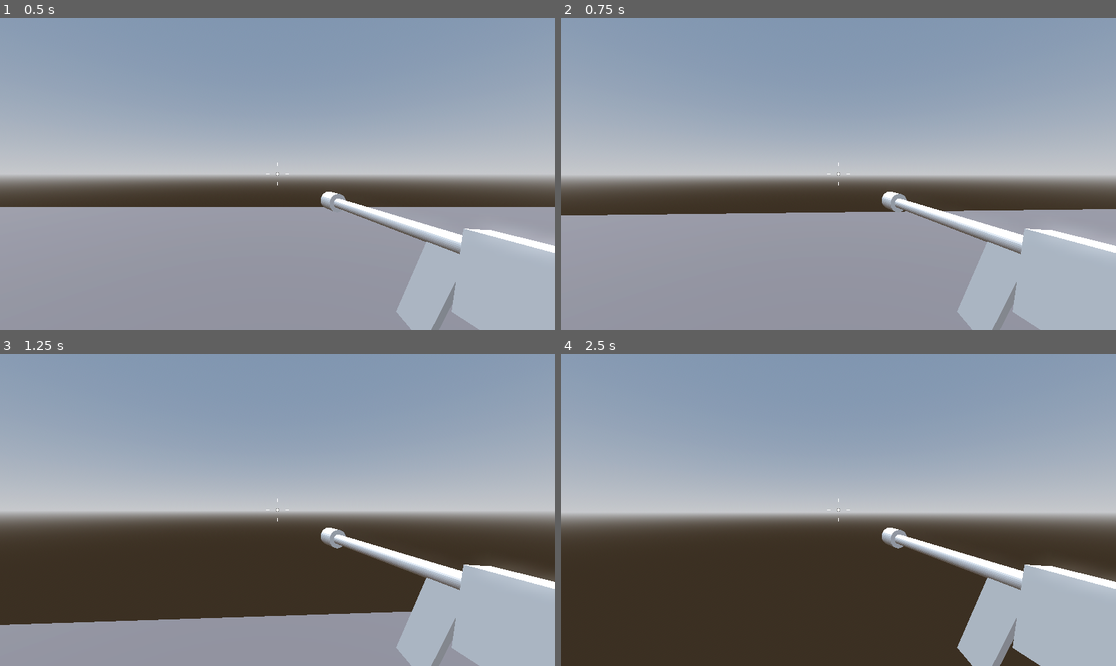
Above: before the commit, frames 1-4 (two rows, left to right).
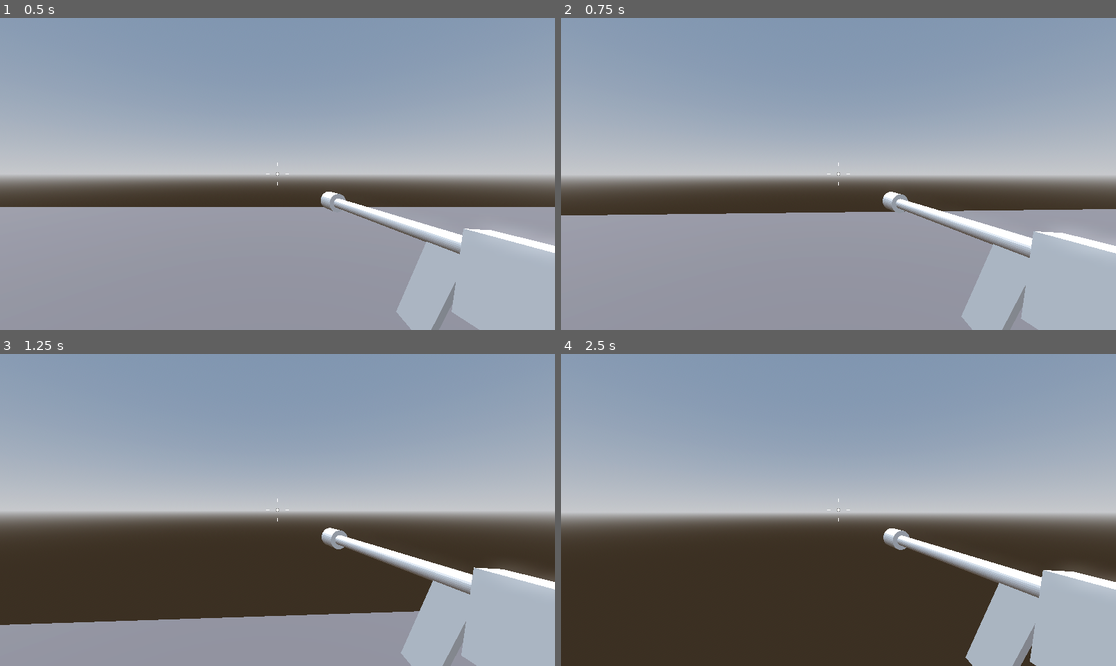
Above: after the commit, the same moments.

Repository: DrOtter3000/janitory_defender
Game: Godot game, scene res://Levels/sandbox.tscn
Same seed, same stepped clock (60 frames per second), same inputs: the game is played once before the commit and once after it.
Inputs (mouse positions are in pixels of both pictures, inside the frame that each line leads up to):
- Up to frame 1 (0.5 s): no input
- Up to frame 2 (0.75 s): move the mouse to (866, 174) at 0.52 s; press the mouse at (866, 174) at 0.53 s; hold W (forward) from 0.53 s (still down)
- Up to frame 3 (1.25 s): keep holding W (forward); tap Space (jump) at 0.77 s
- Up to frame 4 (2.5 s): keep holding W (forward); move the mouse to (810, 510) at 1.27 s; release the mouse at (810, 510) at 1.28 s; click (810, 510) at 1.35 s; tap Space (jump) at 1.52 s; move the mouse to (849, 503) at 2.02 s; press the mouse at (849, 503) at 2.03 s

Frame 1 is identical in both runs. In frame 2, 0.9% of the frame differs, in the area x 57-100%, y 55-100%; in frame 3, 1.1%; in frame 4, 1.8%.

Commit message:
make hitscan class detect aimed target

Diff:
--- a/Weapons/SMG.tscn
+++ b/Weapons/SMG.tscn
@@ -3,7 +3,8 @@
 [ext_resource type="PackedScene" uid="uid://bl3ui81bhmfs6" path="res://Weapons/hitscan_weapon.tscn" id="1_5780o"]
 [ext_resource type="PackedScene" uid="uid://cyxc7cctvgkj4" path="res://Weapons/SMG.glb" id="2_87whr"]
 
-[node name="SMG" instance=ExtResource("1_5780o")]
+[node name="SMG" node_paths=PackedStringArray("weapon_mesh") instance=ExtResource("1_5780o")]
+weapon_mesh = NodePath("SMG")
 
 [node name="SMG" parent="." index="1" instance=ExtResource("2_87whr")]
 transform = Transform3D(-0.266987, 0.125073, 0.955549, 0.0500272, 0.992004, -0.115867, -0.962401, 0.0168684, -0.27111, 0.559429, -0.198845, -0.204255)
--- a/Weapons/hitscan_weapon.gd
+++ b/Weapons/hitscan_weapon.gd
@@ -2,17 +2,26 @@
 
 
 @export var fire_rate := 14.0
+@export var recoil := 0.05
+@export var weapon_mesh: Node3D
+
 @onready var cooldown_timer: Timer = $CooldownTimer
-
-
-# Called when the node enters the scene tree for the first time.
-func _ready() -> void:
-	pass # Replace with function body.
+@onready var weapon_position: Vector3 = weapon_mesh.position
+@onready var ray_cast_3d: RayCast3D = $RayCast3D
 
 
 # Called every frame. 'delta' is the elapsed time since the previous frame.
 func _process(delta: float) -> void:
 	if Input.is_action_pressed("fire"):
 		if cooldown_timer.is_stopped():
-			cooldown_timer.start(1.0/fire_rate)
-			print("weapon fired")
+			shoot()
+
+	weapon_mesh.position = weapon_mesh.position.lerp(weapon_position, delta * 10.0)
+
+
+func shoot() -> void:
+	cooldown_timer.start(1.0/fire_rate)
+
+	weapon_mesh.position.z += recoil
+
+	print(ray_cast_3d.get_collider())
--- a/Weapons/hitscan_weapon.tscn
+++ b/Weapons/hitscan_weapon.tscn
@@ -7,3 +7,6 @@
 
 [node name="CooldownTimer" type="Timer" parent="."]
 one_shot = true
+
+[node name="RayCast3D" type="RayCast3D" parent="."]
+target_position = Vector3(0, 0, -100)
